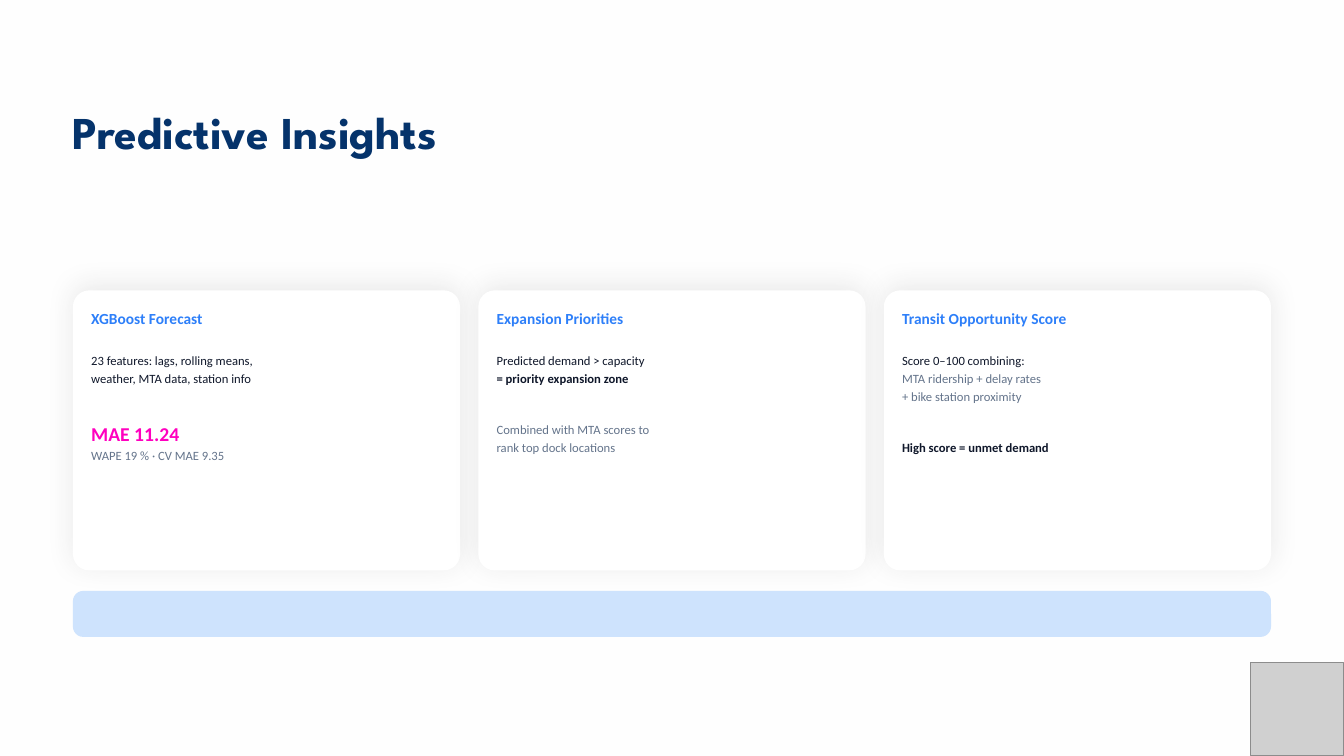
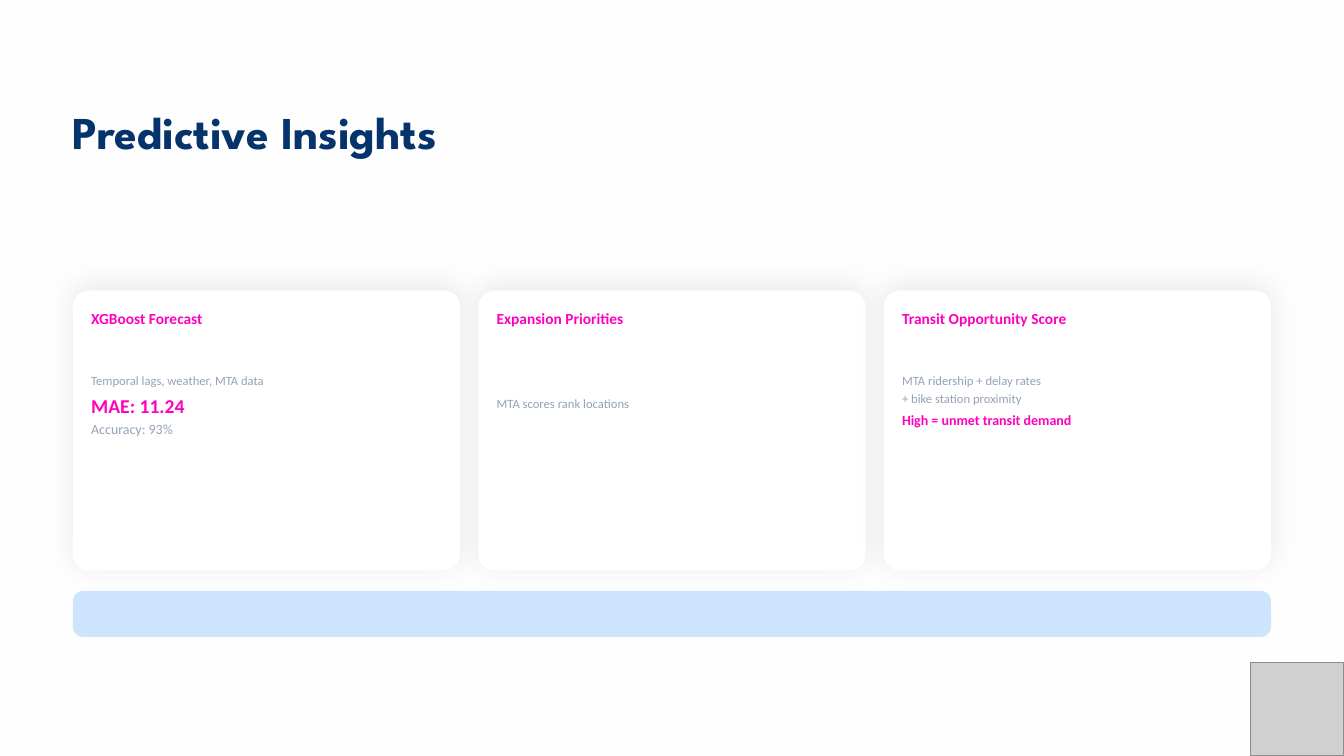
Before and after one commit to jingwenr2/citibike, a slide deck: slide 11 of report/CitiBike_Capstone_Final.pptx. Drawn at 1344x756 pixels with LibreOffice and Linux fonts; fonts in the diff are those of the drawing; grey boxes stand for pictures. Boxes give left, top, right and bottom in pixels: in the first picture for what was removed or moved away, otherwise in the second. Text is boxed around its words. In the diff, an @@ line names an element or a change of style, - is before the commit and + after.

```diff
--- a/report/CitiBike_Capstone_Final.pptx
+++ b/report/CitiBike_Capstone_Final.pptx
@@ text colour #2D7FF9 to #FF00BF in 3 elements at box(91, 314, 203, 324), box(497, 313, 623, 327), box(902, 313, 1066, 327) @@
@@ text at box(91, 376, 264, 436): text changed; size 9 to 10 pt; text colour #0F172A to #94A3B8 @@
-23 features: lags, rolling means,
-weather, MTA data, station info
-MAE 11.24
-WAPE 19 % · CV MAE 9.35
+23 engineered features
+Temporal lags, weather, MTA data
+MAE: 11.24
+Accuracy: 93%
@@ text at box(902, 376, 1041, 405): size 9 to 10 pt, text colour #0F172A to #FFFFFF in "Score 0–100 combining:"; text colour #64748B to #94A3B8 in "MTA ridership + delay rates", "+ bike station proximity"; more space between paragraphs @@
@@ text at box(497, 399, 629, 408): text changed; size 9 to 10 pt; text colour #0F172A to #FFFFFF @@
-Predicted demand > capacity
-= priority expansion zone
-Combined with MTA scores to
-rank top dock locations
+Demand > capacity =
+priority expansion zone
+MTA scores rank locations
@@ text at box(902, 415, 1072, 428): text changed; size 9 to 10 pt; text colour #0F172A to #FF00BF @@
-High score = unmet demand
+High = unmet transit demand
```
Also in this commit, not shown: 16 other slides changed, 2 other files.
